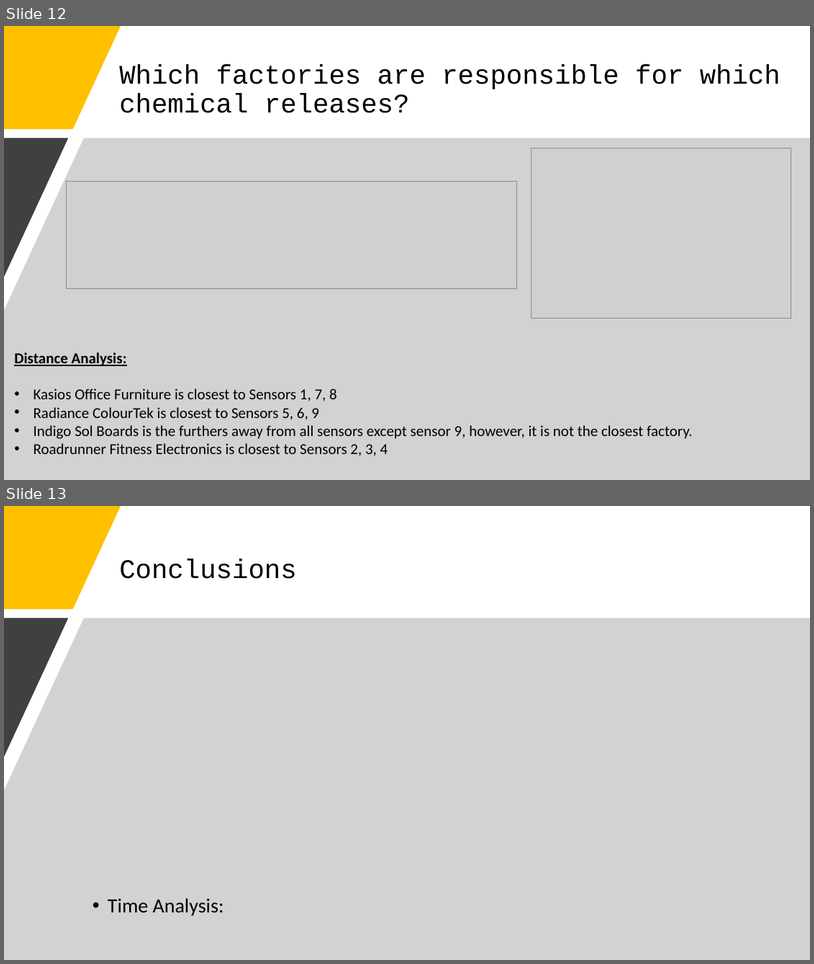
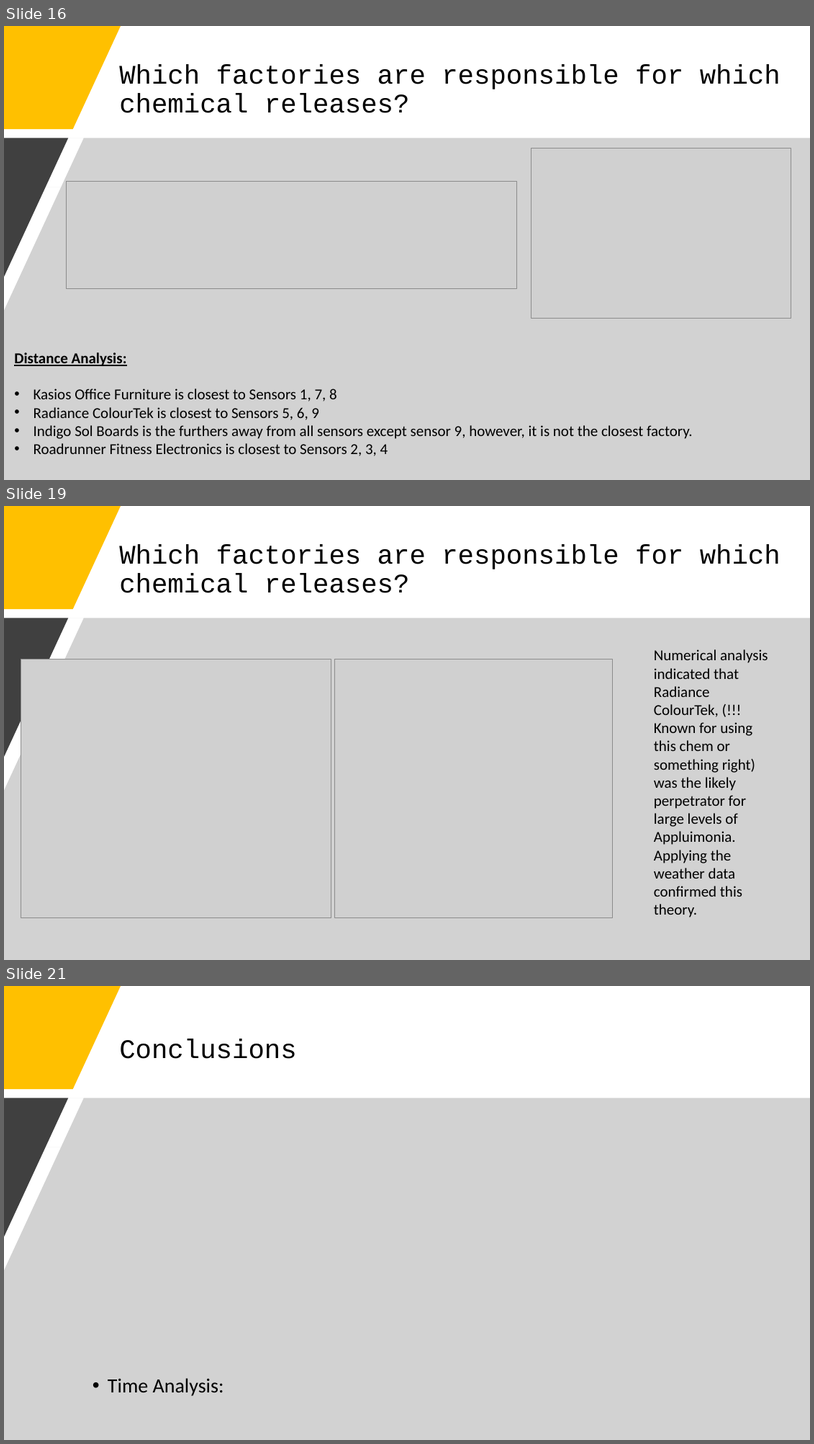
Before and after one commit to j-tice/capstone_final, a slide deck: Capstone Final Project Presentation.pptx. Shown one above the other, each under a label of ours: slides 12 and 13 before the commit, slides 16, 19 and 21 after it; the slides between them are not shown. The pictures are 814x964 and 814x1444 pixels, drawn with LibreOffice and Linux fonts; fonts in the diff are those of the drawing; grey boxes stand for pictures. Boxes give left, top, right and bottom in pixels: in the first picture for what was removed or moved away, otherwise in the second. Text is boxed around its words. In the diff, an @@ line names an element or a change of style, - is before the commit and + after.

```diff
--- a/Capstone Final Project Presentation.pptx
+++ b/Capstone Final Project Presentation.pptx
@@ slide 19 added at (4, 506, 810, 960), background #FFFFFF @@
@@ freeform shape added at (4, 506, 121, 609), fill #FFC000 @@
@@ title added at (119, 544, 781, 593), 32 pt, text #000000 @@
+Which factories are responsible for which chemical releases?
@@ freeform shape added at (4, 618, 810, 960), fill #A6A6A6 at 50% opacity @@
@@ freeform shape added at (4, 618, 68, 757), fill #404040 @@
@@ text added at (654, 649, 768, 917), 18 pt, text #000000 @@
+Numerical analysis indicated that Radiance ColourTek, (!!! Known for using this chem or something right) was the likely perpetrator for large levels of Appluimonia. Applying the weather data confirmed this theory.
@@ picture added at (21, 659, 332, 917) @@
@@ picture added at (335, 659, 612, 917) @@
@@ what was slide 12 is now slide 16 @@
@@ what was slide 13 is now slide 21 @@
```
Also in this commit, not shown: 4 slides changed, 8 other slides added, 1 slide removed.
